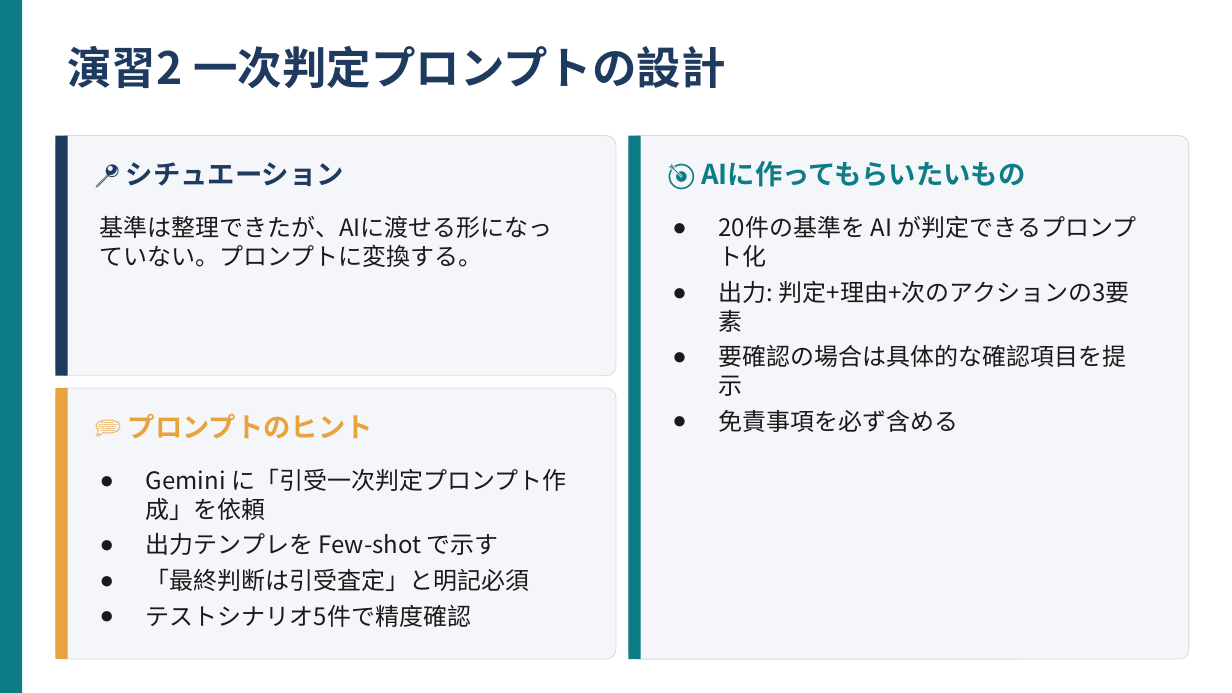
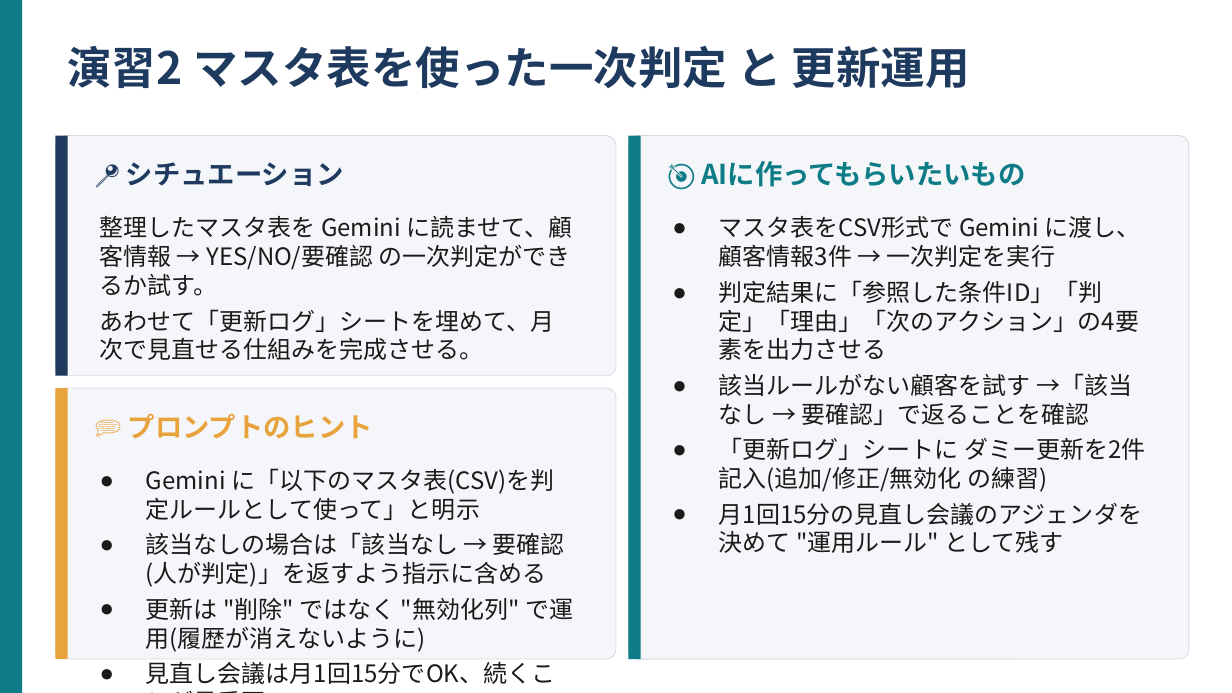
Before and after one commit to kana-story-321/github.io, a slide deck: slide 6 of lecture_pptx/out/s15/ワーク01.pptx. Drawn at 1232x693 pixels with LibreOffice and Linux fonts; fonts in the diff are those of the drawing. Boxes give left, top, right and bottom in pixels: in the first picture for what was removed or moved away, otherwise in the second. Text is boxed around its words. In the diff, an @@ line names an element or a change of style, - is before the commit and + after.

```diff
--- a/lecture_pptx/out/s15/ワーク01.pptx
+++ b/lecture_pptx/out/s15/ワーク01.pptx
@@ text at (68,46,970,88): text changed @@
-演習2 一次判定プロンプトの設計
+演習2 マスタ表を使った一次判定 と 更新運用
@@ text at (100,216,573,360): text changed @@
-基準は整理できたが、AIに渡せる形になっていない。プロンプトに変換する。
+整理したマスタ表を Gemini に読ませて、顧客情報 → YES/NO/要確認 の一次判定ができるか試す。
+あわせて「更新ログ」シートを埋めて、月次で見直せる仕組みを完成させる。
@@ text at (719,216,1146,553): text changed @@
-● 20件の基準を AI が判定できるプロンプト化
-● 出力: 判定+理由+次のアクションの3要素
-● 要確認の場合は具体的な確認項目を提示
-● 免責事項を必ず含める
+● マスタ表をCSV形式で Gemini に渡し、顧客情報3件 → 一次判定を実行
+● 判定結果に「参照した条件ID」「判定」「理由」「次のアクション」の4要素を出力させる
+● 該当ルールがない顧客を試す →「該当なし → 要確認」で返ることを確認
+● 「更新ログ」シートに ダミー更新を2件 記入(追加/修正/無効化 の練習)
+● 月1回15分の見直し会議のアジェンダを決めて "運用ルール" として残す
@@ text at (146,468,573,684): text changed @@
-● Gemini に「引受一次判定プロンプト作成」を依頼
-● 出力テンプレを Few-shot で示す
-● 「最終判断は引受査定」と明記必須
-● テストシナリオ5件で精度確認
+● Gemini に「以下のマスタ表(CSV)を判定ルールとして使って」と明示
+● 該当なしの場合は「該当なし → 要確認(人が判定)」を返すよう指示に含める
+● 更新は "削除" ではなく "無効化列" で運用(履歴が消えないように)
+● 見直し会議は月1回15分でOK、続くことが最重要
```
Also in this commit, not shown: 7 other slides changed, 13 other files.
